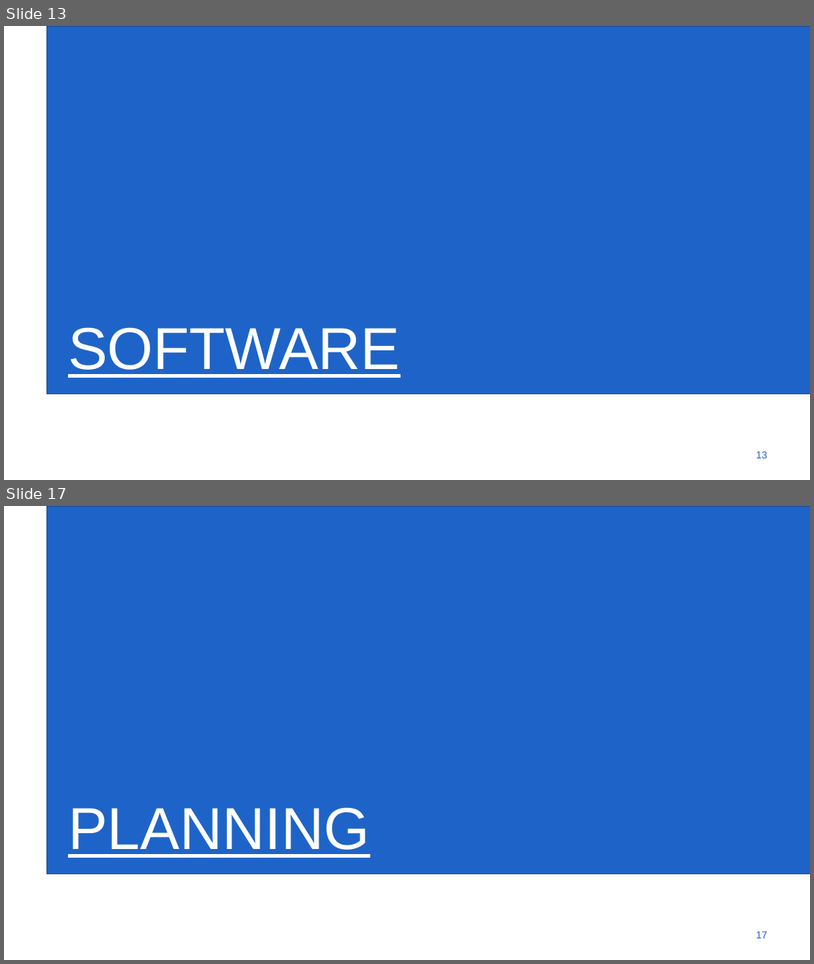
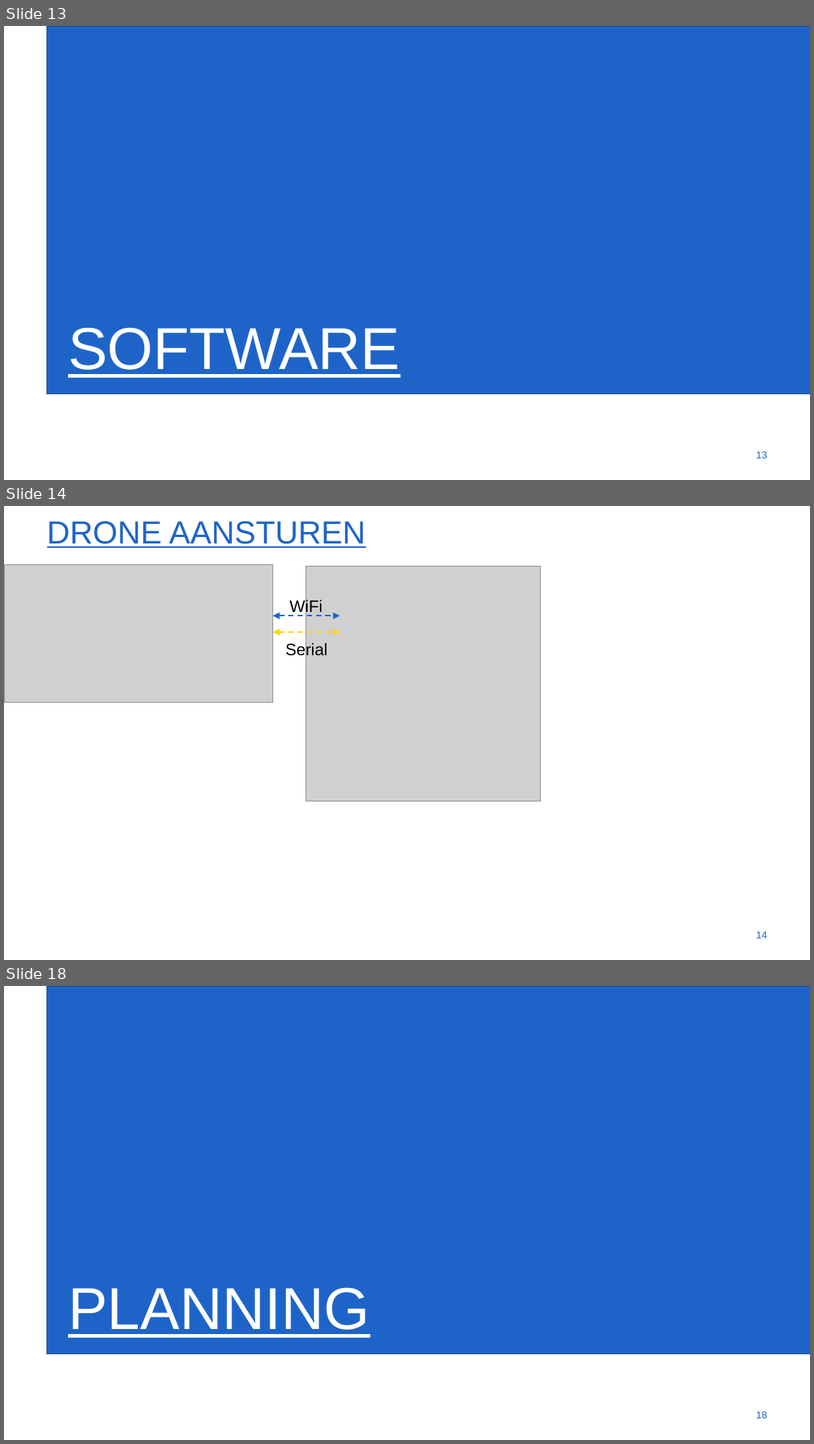
Before and after one commit to gartangh/Cross-Curricular-Project, a slide deck: VOP_Voorraadbeheer_Presentatie_1.pptx. Shown one above the other, each under a label of ours: slides 13 and 17 before the commit, slides 13, 14 and 18 after it; the slides between them are not shown. The pictures are 814x964 and 814x1444 pixels, drawn with LibreOffice and Linux fonts; fonts in the diff are those of the drawing; grey boxes stand for pictures; background and template pictures are left out. Boxes give left, top, right and bottom in pixels: in the first picture for what was removed or moved away, otherwise in the second. Text is boxed around its words. In the diff, an @@ line names an element or a change of style, - is before the commit and + after.

```diff
--- a/VOP_Voorraadbeheer_Presentatie_1.pptx
+++ b/VOP_Voorraadbeheer_Presentatie_1.pptx
@@ slide 14 added at box(4, 506, 810, 960), background #FFFFFF @@
@@ title added at box(47, 521, 365, 548), 54 pt, text #1E64C8, underline @@
+DRONE AANSTUREN
@@ picture added at box(4, 565, 273, 702) @@
@@ picture added at box(306, 566, 540, 800) @@
@@ text added at box(290, 599, 323, 616), 28 pt, text #000000 @@
+WiFi
@@ double arrow added from (273, 615) to (340, 615), #1E64C8 2.25 pt dashed @@
@@ double arrow added from (273, 632) to (340, 632), #FFD200 2.25 pt dashed @@
@@ text added at box(286, 641, 328, 659), 28 pt, text #000000 @@
+Serial
@@ page number added at box(756, 931, 768, 938), 17.1 pt, text #1E64C8 @@
+14
@@ what was slide 17 is now slide 18 @@
@@ page number at box(756, 1411, 768, 1418): text changed @@
-17
+18
```
Also in this commit, not shown: 9 slides changed, 4 other slides added, 4 slides removed.
